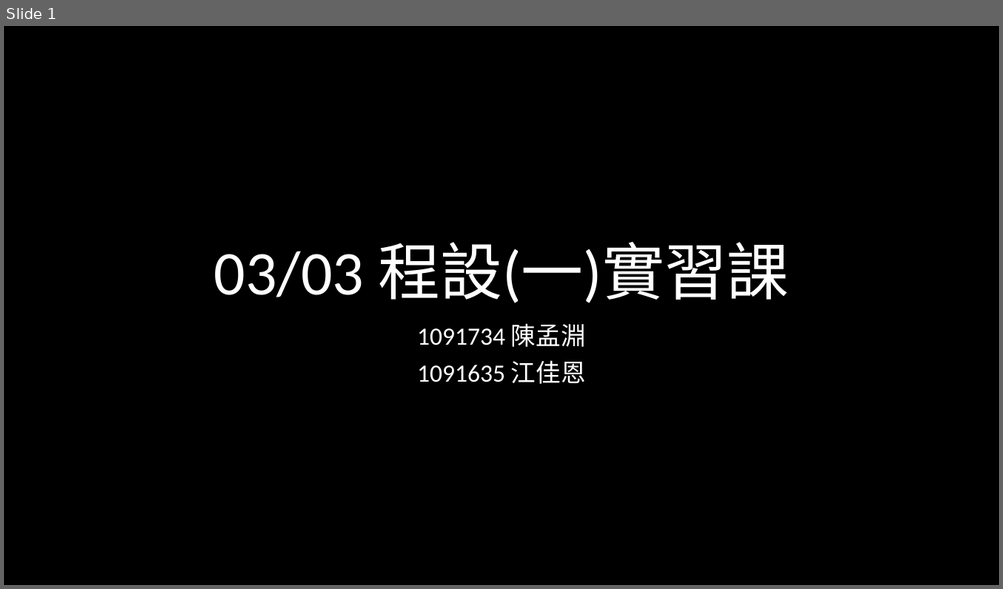
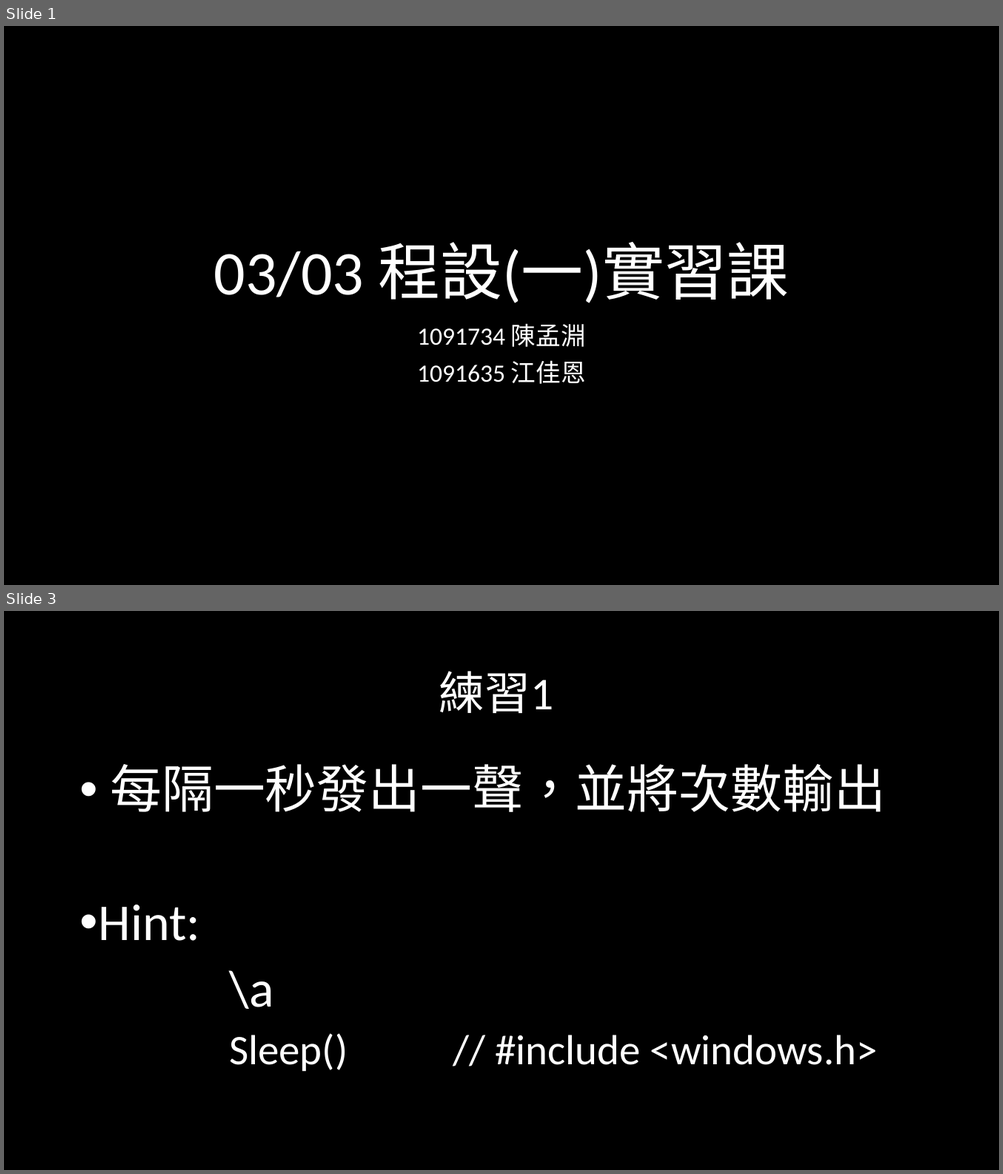
Before and after one commit to weermark/class, a slide deck: class_ppt/程一實習0303.pptx. Shown one above the other, each under a label of ours: slide 1 before the commit, slides 1 and 3 after it; the slides between them are not shown. The pictures are 1003x589 and 1003x1174 pixels, drawn with LibreOffice and Linux fonts; fonts in the diff are those of the drawing. Boxes give left, top, right and bottom in pixels: in the first picture for what was removed or moved away, otherwise in the second. Text is boxed around its words. In the diff, an @@ line names an element or a change of style, - is before the commit and + after.

```diff
--- a/class_ppt/程一實習0303.pptx
+++ b/class_ppt/程一實習0303.pptx
@@ slide 3 added at box(4, 611, 999, 1170), background #000000 @@
@@ title added at box(439, 671, 553, 713), 44 pt, text #FFFFFF @@
+練習1
@@ text added at box(99, 764, 885, 1072), 40.7 pt, text #FFFFFF @@
+• 每隔一秒發出一聲，並將次數輸出
+• Hint:
+\a
+Sleep() // #include <windows.h>
```
Also in this commit, not shown: 7 other slides added, 2 slides removed, 1 other file.
